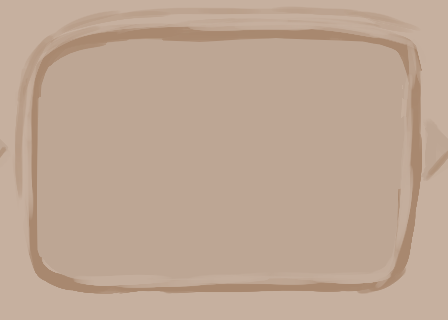
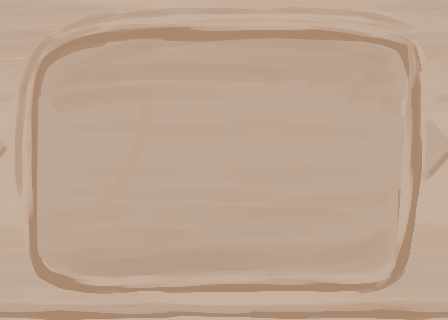
Layer changes from the first 448 × 320 image to the second:
added layer "sep" above "scoket-wood" over [0, 0, 448, 320]
added layer "scoket-wood" (40%) above "socket" over [0, 0, 448, 320]
renamed "Paint Layer 4" to "socket", painted on it over [0, 0, 448, 320]
added layer "Paint Layer 4" above "base_color" over [0, 0, 448, 320]
added layer "base_color" above "carrot_v1" over [0, 0, 448, 320]
